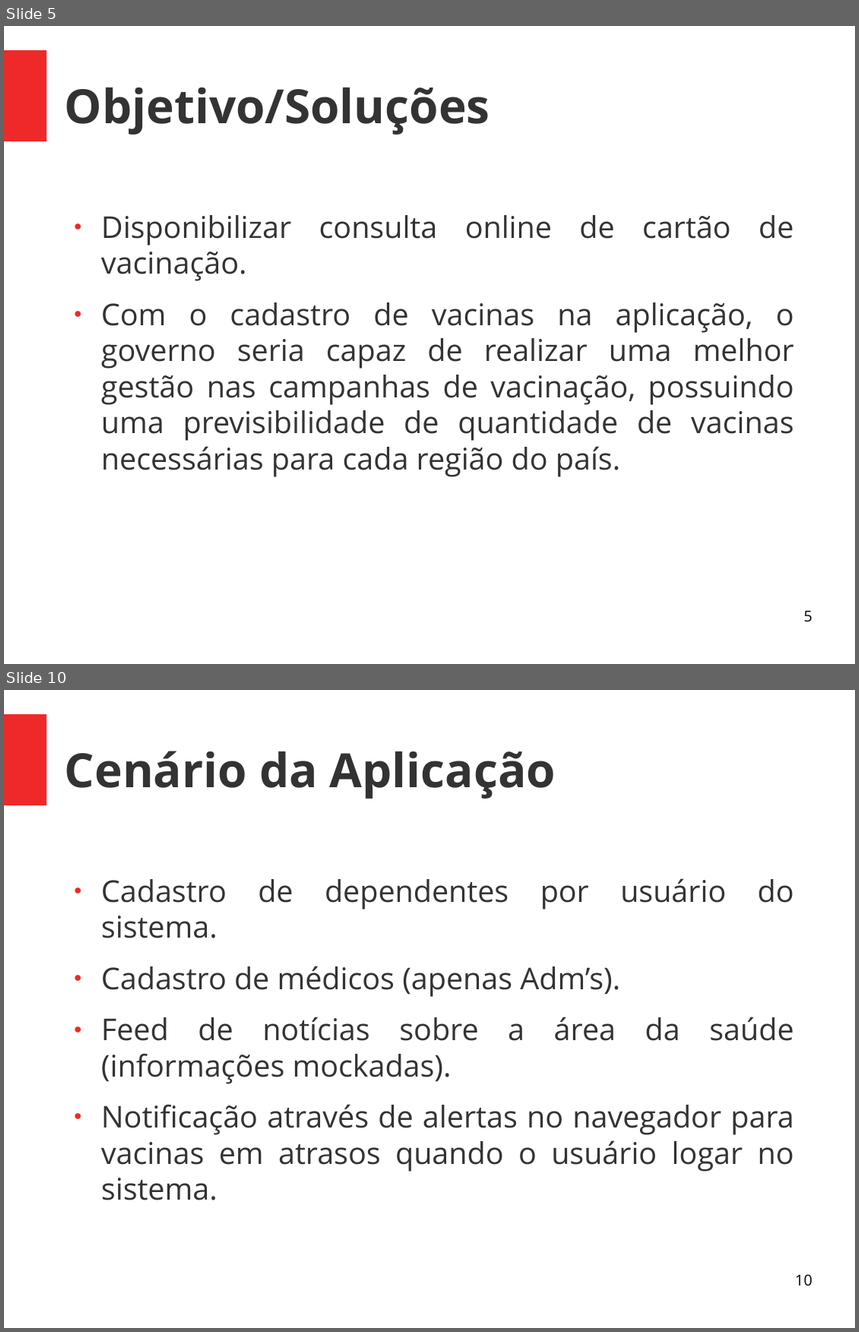
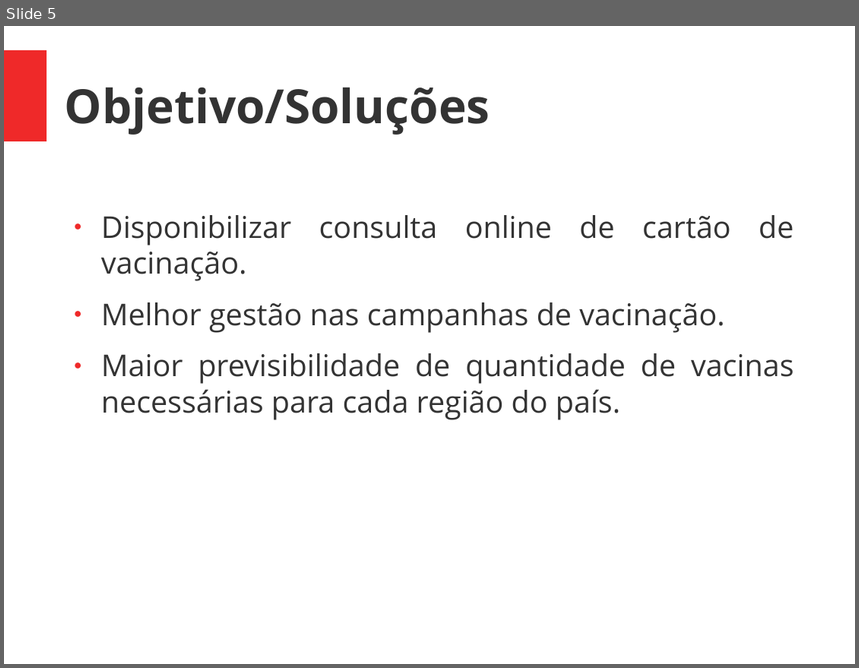
Before and after one commit to Saulodm/TCC, a slide deck: Apresentação/pré banca.odp. Shown one above the other, each under a label of ours: slides 5 and 10 before the commit, slide 5 after it; the slides between them are not shown. The pictures are 859x1332 and 859x668 pixels, drawn with LibreOffice and Linux fonts; fonts in the diff are those of the drawing. Boxes give left, top, right and bottom in pixels: in the first picture for what was removed or moved away, otherwise in the second. Text is boxed around its words. In the diff, an @@ line names an element or a change of style, - is before the commit and + after.

```diff
--- a/Apresentação/pré banca.odp
+++ b/Apresentação/pré banca.odp
@@ slide 10 removed at (4, 690, 855, 1328), background #FFFFFF; not listed: 1 template element that a slide beside it also shows @@
@@ title removed at (65, 751, 556, 799) @@
-Cenário da Aplicação
@@ text removed at (101, 878, 794, 1201) @@
-● Cadastro de dependentes por usuário do sistema.
-● Cadastro de médicos (apenas Adm’s).
-● Feed de notícias sobre a área da saúde (informações mockadas).
-● Notificação através de alertas no navegador para vacinas em atrasos quando o usuário logar no sistema.
@@ page number removed at (795, 1274, 813, 1287) @@
-10
@@ slide 5 changed as well @@
@@ text at (101, 303, 794, 420): text changed @@
-● Com o cadastro de vacinas na aplicação, o governo seria capaz de realizar uma melhor gestão nas campanhas de vacinação, possuindo uma previsibilidade de quantidade de vacinas necessárias para cada região do país.
+● Melhor gestão nas campanhas de vacinação.
+● Maior previsibilidade de quantidade de vacinas necessárias para cada região do país.
@@ page number removed at (804, 611, 813, 623) @@
-5
```
Also in this commit, not shown: 6 other slides changed, 3 slides added, 4 other slides removed, 22 other files.
